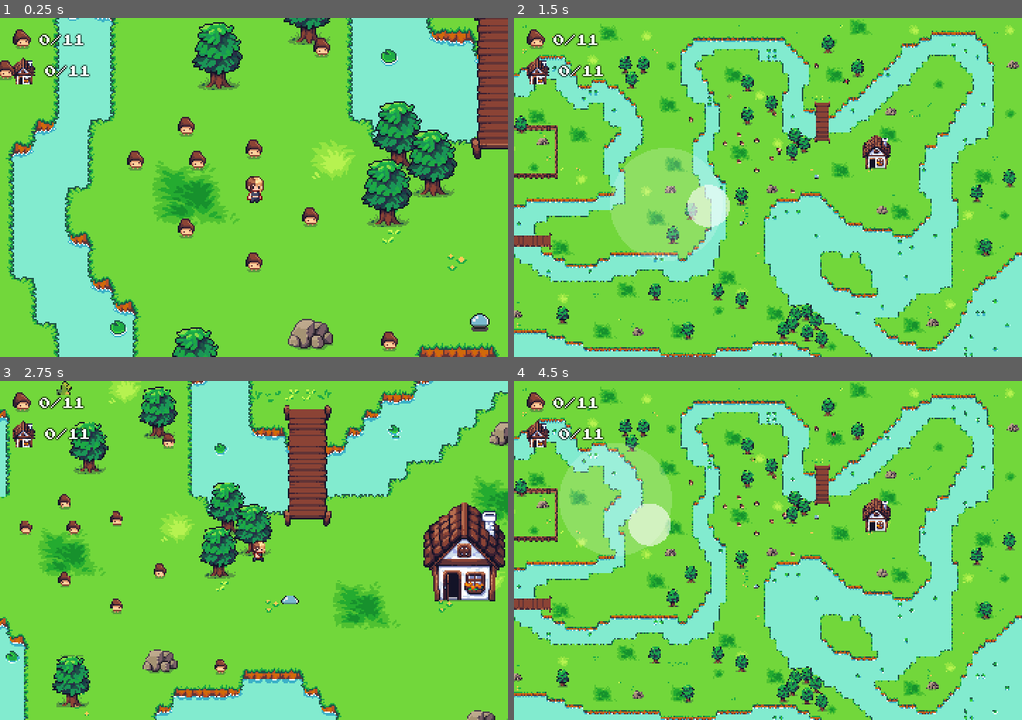
Above: before the commit, frames 1-4 (two rows, left to right).
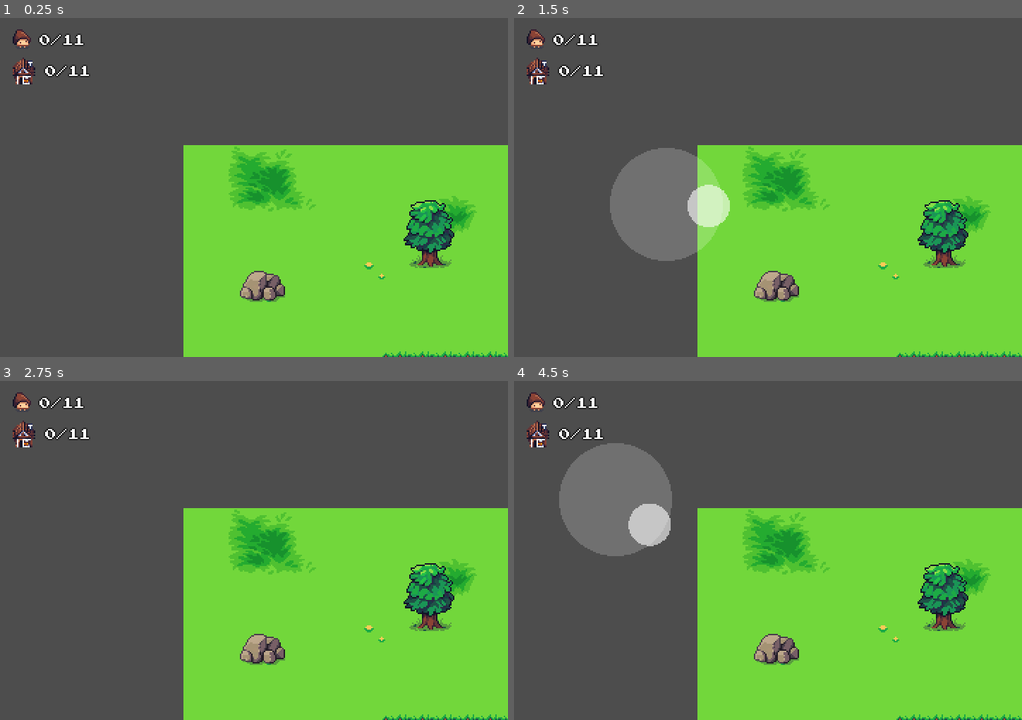
Above: after the commit, the same moments.

Repository: dmitrii-eremin/watch-your-step
Game: Godot game, scene res://scenes/world_scene.tscn
Same seed, same stepped clock (60 frames per second), same inputs: the game is played once before the commit and once after it.
Inputs (mouse positions are in pixels of both pictures, inside the frame that each line leads up to):
- Up to frame 1 (0.25 s): no input
- Up to frame 2 (1.5 s): tap Enter (ui_accept) at 0.5, 0.77 s; move the mouse to (879, 170) at 0.52 s; hold Right (go_right) 0.53-1.25 s; hold F7 (look_at_whole_world, bound only before the commit) 0.53-1.25 s; click (879, 170) at 0.67 s; drag from (666, 204) to (945, 214) at 1.27 s
- Up to frame 3 (2.75 s): move the mouse to (304, 475) at 2.02 s; hold Right (go_right) from 2.03 s (still down); hold F7 (look_at_whole_world, bound only before the commit) from 2.03 s (still down)
- Up to frame 4 (4.5 s): release Right (go_right) at 2.75 s; release F7 (look_at_whole_world, bound only before the commit) at 2.75 s; drag from (742, 618) to (681, 442) at 2.77 s; move the mouse to (920, 601) at 3.52 s; hold Left (go_left) 3.53-4.25 s; hold F7 (look_at_whole_world, bound only before the commit) 3.53-4.25 s; tap Enter (ui_accept) at 3.77 s; drag from (615, 499) to (783, 618) at 4.27 s

The runs differ from the first frame. In frame 1, 71% of the frame differs, in the area x 0-100%, y 0-100%; in frame 2, 82%; in frame 3, 73%; in frame 4, 82%.

Commit message:
added basic level

Diff:
--- a/project.godot
+++ b/project.godot
@@ -53,8 +53,7 @@
 }
 look_at_whole_world={
 "deadzone": 0.2,
-"events": [Object(InputEventKey,"resource_local_to_scene":false,"resource_name":"","device":-1,"window_id":0,"alt_pressed":false,"shift_pressed":false,"ctrl_pressed":false,"meta_pressed":false,"pressed":false,"keycode":0,"physical_keycode":4194338,"key_label":0,"unicode":0,"location":0,"echo":false,"script":null)
-]
+"events": []
 }
 
 [input_devices]
--- /dev/null
+++ b/scenes/levels/basic_level.tscn
@@ -0,0 +1,39 @@
+[gd_scene load_steps=7 format=3 uid="uid://ddtoa4aqk6jy3"]
+
+[ext_resource type="Script" uid="uid://chcvkgfflbpgb" path="res://scenes/world_scene.gd" id="1_7fkf7"]
+[ext_resource type="PackedScene" uid="uid://dlgniouxy3wtk" path="res://scenes/hud.tscn" id="1_voqo3"]
+[ext_resource type="PackedScene" uid="uid://bnt2vvpyq1ugb" path="res://scenes/virtual_joystick.tscn" id="2_cmhs5"]
+[ext_resource type="PackedScene" uid="uid://bgxpiyl86u1wq" path="res://scenes/player.tscn" id="3_kuyue"]
+[ext_resource type="PackedScene" uid="uid://clyiqj78jd4n" path="res://scenes/player_camera.tscn" id="4_7fkf7"]
+[ext_resource type="TileSet" uid="uid://dcalb8tlrt0of" path="res://tilesets/summer.tres" id="4_cv06b"]
+
+[node name="Level" type="Node2D"]
+script = ExtResource("1_7fkf7")
+
+[node name="HUD" parent="." instance=ExtResource("1_voqo3")]
+
+[node name="VirtualJoystick" parent="HUD" instance=ExtResource("2_cmhs5")]
+
+[node name="MushroomDeadTimer" type="Timer" parent="."]
+wait_time = 0.25
+one_shot = true
+
+[node name="WorldMap" type="Node2D" parent="."]
+
+[node name="TileMapLayer" type="TileMapLayer" parent="WorldMap"]
+tile_set = ExtResource("4_cv06b")
+
+[node name="SecondGroundLevelLayer" type="TileMapLayer" parent="WorldMap"]
+tile_set = ExtResource("4_cv06b")
+
+[node name="YSortedObjects" type="Node2D" parent="."]
+y_sort_enabled = true
+
+[node name="Player" parent="YSortedObjects" instance=ExtResource("3_kuyue")]
+
+[node name="PlayerCamera" parent="YSortedObjects/Player" instance=ExtResource("4_7fkf7")]
+limit_right = 1600
+limit_bottom = 960
+
+[connection signal="on_joystick_input" from="HUD/VirtualJoystick" to="." method="_on_virtual_joystick_on_joystick_input"]
+[connection signal="timeout" from="MushroomDeadTimer" to="." method="_on_mushroom_dead_timer_timeout"]
--- a/scenes/world_scene.gd
+++ b/scenes/world_scene.gd
@@ -3,6 +3,15 @@
 @onready var _player: Node2D = $YSortedObjects/Player
 @onready var _hud: CanvasLayer = $HUD
 @onready var _mushroom_dead_timer: Timer = $MushroomDeadTimer
+@onready var _tilemap: TileMapLayer = $WorldMap/TileMapLayer
+@onready var _camera = $YSortedObjects/Player/PlayerCamera
+
+func _ready() -> void:
+	var world_size: Rect2i = _tilemap.get_used_rect()
+	_camera.limit_left = world_size.position.x
+	_camera.limit_top = world_size.position.y
+	_camera.limit_right = world_size.size.x
+	_camera.limit_bottom = world_size.size.y
 
 func _on_mushroom_player_caught_mushroom(player: Node2D, mushroom: Node2D) -> void:
 	player.add_mushroom(mushroom)
--- a/scenes/world_scene.tscn
+++ b/scenes/world_scene.tscn
@@ -253,37 +253,36 @@
 [node name="Slime1" type="Node2D" parent="YSortedObjects/Enemies"]
 
 [node name="Enemy" parent="YSortedObjects/Enemies/Slime1" node_paths=PackedStringArray("path_follower") instance=ExtResource("9_jqln6")]
-position = Vector2(1048, 444.343)
+position = Vector2(1048, 387.65118)
 path_follower = NodePath("../Path2D/PathFollow2D")
 
 [node name="Path2D" type="Path2D" parent="YSortedObjects/Enemies/Slime1"]
 curve = SubResource("Curve2D_sn7ua")
 
 [node name="PathFollow2D" type="PathFollow2D" parent="YSortedObjects/Enemies/Slime1/Path2D"]
-position = Vector2(1048, 444.343)
+position = Vector2(1048, 387.65118)
 rotation = -1.5707964
-progress = 11.6613035
+progress = 68.330284
 
 [node name="Slime2" type="Node2D" parent="YSortedObjects/Enemies"]
 position = Vector2(88, 32)
 
 [node name="Enemy" parent="YSortedObjects/Enemies/Slime2" node_paths=PackedStringArray("path_follower") instance=ExtResource("9_jqln6")]
-position = Vector2(748.31433, 520)
+position = Vector2(796.35864, 520)
 path_follower = NodePath("../Path2D/PathFollow2D")
 
 [node name="Path2D" type="Path2D" parent="YSortedObjects/Enemies/Slime2"]
 curve = SubResource("Curve2D_jqln6")
 
 [node name="PathFollow2D" type="PathFollow2D" parent="YSortedObjects/Enemies/Slime2/Path2D"]
-position = Vector2(748.31433, 520)
-rotation = 3.1415925
-progress = 139.6658
+position = Vector2(796.35864, 520)
+progress = 68.33262
 
 [node name="Snake1" type="Node2D" parent="YSortedObjects/Enemies"]
 position = Vector2(64, -312)
 
 [node name="Enemy" parent="YSortedObjects/Enemies/Snake1" node_paths=PackedStringArray("path_follower") instance=ExtResource("9_jqln6")]
-position = Vector2(859.5118, 520)
+position = Vector2(788.3331, 520)
 path_follower = NodePath("../Path2D/PathFollow2D")
 enemy_type = 1
 
@@ -291,13 +290,13 @@
 curve = SubResource("Curve2D_p8wvt")
 
 [node name="PathFollow2D" type="PathFollow2D" parent="YSortedObjects/Enemies/Snake1/Path2D"]
-position = Vector2(859.5118, 520)
-progress = 139.6687
+position = Vector2(788.3331, 520)
+progress = 68.334366
 
 [node name="Spider1" type="Node2D" parent="YSortedObjects/Enemies"]
 
 [node name="Enemy" parent="YSortedObjects/Enemies/Spider1" node_paths=PackedStringArray("path_follower") instance=ExtResource("9_jqln6")]
-position = Vector2(1128, 188.39525)
+position = Vector2(1040, 164.33011)
 path_follower = NodePath("../Path2D/PathFollow2D")
 enemy_type = 6
 
@@ -305,9 +304,9 @@
 curve = SubResource("Curve2D_ljjuw")
 
 [node name="PathFollow2D" type="PathFollow2D" parent="YSortedObjects/Enemies/Spider1/Path2D"]
-position = Vector2(1128, 188.39525)
-rotation = -1.5707964
-progress = 11.663165
+position = Vector2(1040, 164.33011)
+rotation = 1.5707964
+progress = 164.3314
 
 [connection signal="on_joystick_input" from="HUD/VirtualJoystick" to="." method="_on_virtual_joystick_on_joystick_input"]
 [connection signal="timeout" from="MushroomDeadTimer" to="." method="_on_mushroom_dead_timer_timeout"]
